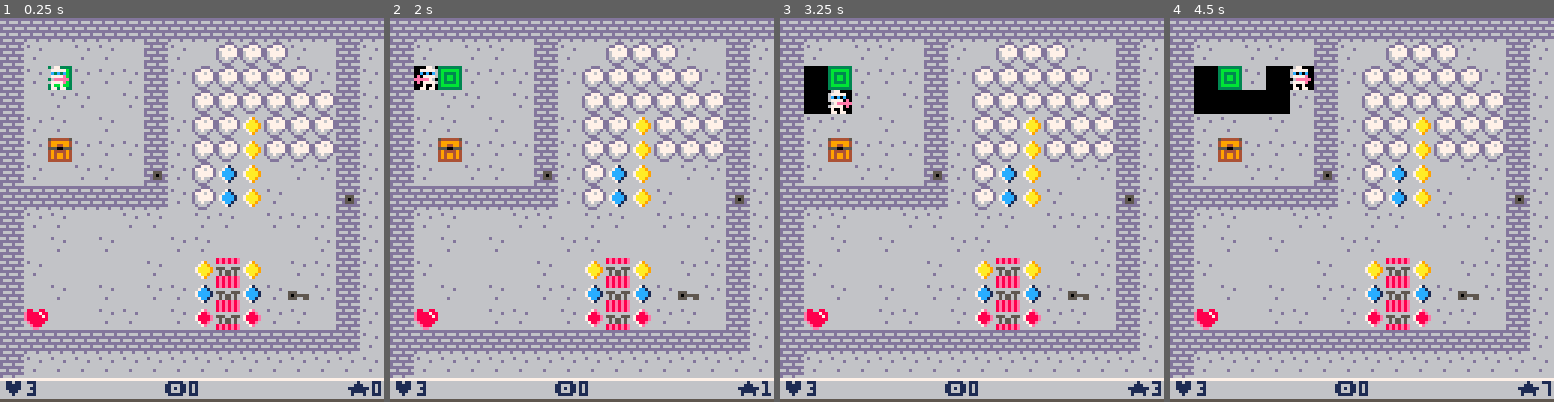
Above: before the commit, frames 1-4 (left to right).
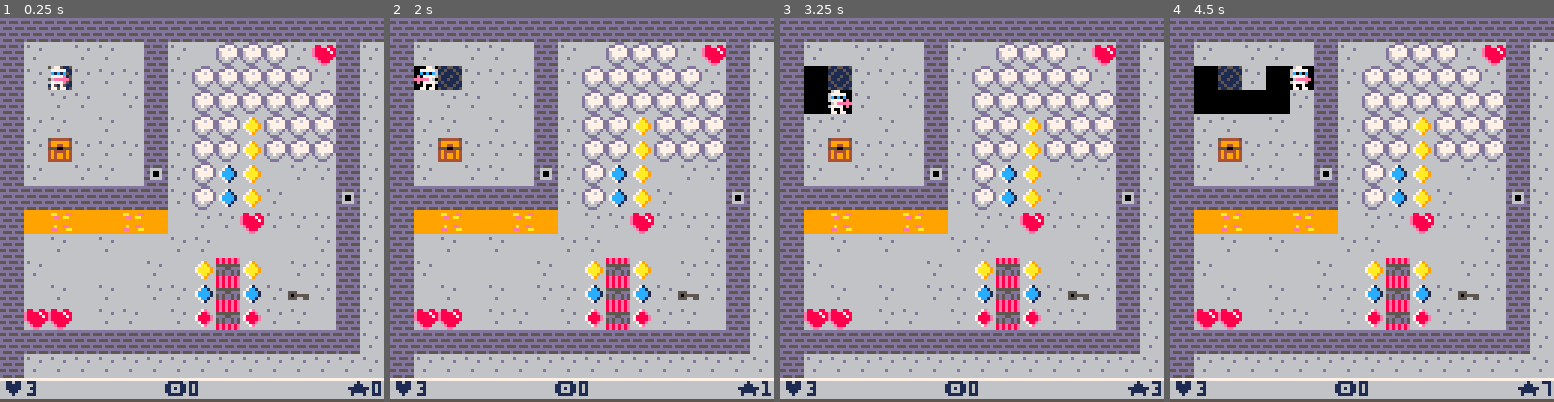
Above: after the commit, the same moments.

Repository: robotpony/pico8-playground
Game: PICO-8 cartridge bouldergemsmash.p8
Two runs of this game, one before a commit and one after it. Both use one fixed random seed, a clock stepped at 60 frames per second and the inputs below.
Inputs:
- Up to frame 1 (0.25 s): no input
- Up to frame 2 (2 s): tap O (Z key) at 0.33, 0.7, 1.43 s; tap X (X key) at 1.07 s; hold Left from 1.97 s (still down)
- Up to frame 3 (3.25 s): tap X (X key) every 0.33 s from 2.07 to 3.07 s; tap O (Z key) at 2.22, 3.1 s; release Left at 2.37 s; hold Down 2.42-2.82 s; hold Right from 2.87 s (still down)
- Up to frame 4 (4.5 s): tap X (X key) every 0.33 s from 3.4 to 4.4 s; release Right at 3.53 s; hold Up 3.58-4.08 s; tap O (Z key) at 3.98 s; hold Right from 4.13 s (still down)

The runs differ from the first frame. In frame 1, 14% of the frame differs, in the area x 0-100%, y 0-94%; in frame 2, 14%; in frame 3, 14%; in frame 4, 14%.

Commit message:
Adds death and HP.

Diff:
--- a/bouldergemsmash.p8
+++ b/bouldergemsmash.p8
@@ -4,6 +4,7 @@
 -- boulder gem smash
 
 function _init()
+	-- [t]ime and timelines
  t={}
  t.now=time()
  t.last=t.now
@@ -14,6 +15,7 @@
 
 	debug=0
 
+	-- game messages
 	msg={}
 	msg.text=''
 	msg.x=20
@@ -24,6 +26,7 @@
 
 	map_init()
 	player_init()
+	gravity_init()
 end
 
 function _update()
@@ -31,14 +34,27 @@
 	if(t.now>(t.last+1)) then
 		t.tick=(t.tick+1)%2
 		t.last=t.now
-	end
-
-	if (paused()) then
+
+		do_every_second()
+	end
+
+	if (game_over()) then
+		popup('so sad\nu dead',p.x,p.y,8)
 		player_wait()
+	elseif (paused()) then
+		player_wait()
 	else
 		player_move()
 	end
 
+end
+
+-- things done every second
+function do_every_second()
+	-- warn player of low health
+	if (is_player_health_low()) then
+		sfx(5)
+	end
 end
 
 function _draw()
@@ -53,6 +69,15 @@
 
 end
 
+function game_over()
+	if (t.mode>=4) then
+		t.paused=1
+		return true
+	else
+		return false
+	end
+end
+
 function paused()
 	return t.pause==1
 end
@@ -71,7 +96,7 @@
 -- map
 
 function map_init()
- -- tile bits
+ -- sprite bitmap
 	solid=0
 	lock=1
 	falls=2
@@ -81,10 +106,24 @@
 	hpinc=6
 	hpdec=7
 
-	--
+	-- special tiles
+	chest=46
+ tnt=62
+ door_keys={12,28}
+ hp={11,27}
+ lava={35,36}
+ diamond={8,24}
+ gold={9,25}
+ ruby={10,26}
+	entrance=16
+	exit=32
+
+
+	-- basic state
 	level=0
 	tutorial=1
 
+	-- [m]ap things
 	m={}
 	m.x=0
 	m.y=0
@@ -103,34 +142,55 @@
 	l.ex=126
 	l.ey=126
 
+	-- todo: refactor to use is()
+
 	for x=1,128 do
 		for y=1,128 do
 			mt=mget(x,y)
 
-			if (mt==16) then
+			if (is(entrance,mt)) then
 				l.sx=x
 				l.sy=y
-			elseif (mt==32) then
+			elseif (is(exit,mt)) then
 				l.ex=x
 				l.ey=y
 			end
 
 		end
 	end
-	?'done'
 end
 
 function map_draw()
+	-- find map top/left
  m.x=flr(p.x/16)*16
  m.y=flr(p.y/15)*15
+ -- set camera and draw
 	m.pxx=m.x*8
 	m.pxy=m.y*8
  camera(m.pxx,m.pxy)
  map(0,0,0,0,128,128)
 end
 
+-- is tile? (table or int)
+function is(matches,tile)
+
+	local mt=type(matches)
+	if (mt=='number') then
+		return matches==tile
+	end
+
+ if (mt!='table') return false
+
+	for _,t in pairs(matches) do
+  if (t==tile) return true
+	end
+
+	return false
+end
+
+-- is tile type by bitmask
 function is_tile(tile_t,x,y)
-	tile=mget(x,y)
+	local tile=mget(x,y)
 	return fget(tile,tile_t)
 end
 
@@ -144,6 +204,10 @@
 
 function can_unlock(x,y)
 	return is_tile(lock,x,y)
+end
+
+function can_fall(x,y)
+	return is_tile(falls,x,y)
 end
 
 function is_diggable(x,y)
@@ -152,7 +216,8 @@
 end
 
 function toggle_tile(x,y,to)
-	tile=mget(x,y)
+	local tile=mget(x,y)
+	local toggle_to=to
 
 	if (to == nil) then
 		toggle_to=tile+1
@@ -194,8 +258,8 @@
 end
 
 function player_move()
-	dx=0
-	dy=0
+	local dx=0
+	local dy=0
 
 	if (btnp(⬅️)) then dx=-1
 	elseif (btnp(➡️)) then dx=1
@@ -206,10 +270,14 @@
 		return
 	end
 
-	nx=p.x+dx
-	ny=p.y+dy
+	local nx=p.x+dx
+	local ny=p.y+dy
 
 	set_p_dir(dx,dy)
+
+	if (can_activate(nx,ny)) then
+		player_trigger(nx,ny)
+	end
 
 	if (can_move_to(nx,ny)) then
 		player_move_to(nx,ny)
@@ -217,12 +285,10 @@
 	 if (t.tick) sfx(2)
 
 		player_dig(nx,ny)
-
-	elseif (can_activate(nx,ny)) then
-		player_trigger(nx,ny)
 	else
 	 sfx(1)
 	end
+
 end
 
 function player_move_to(x,y)
@@ -230,9 +296,29 @@
 	 p.y=mid(0,y,127)
 end
 
+function check_player_hp()
+
+	if (is_player_dead()) then
+		t.mode=4
+		p.hp=0
+	else
+		sfx(6)
+ 	return true
+	end
+	return false
+end
+
+function is_player_health_low()
+	return (p.hp < 3 and p.hp > 0)
+end
+
+function is_player_dead()
+	return (p.hp<=0)
+end
+
 function player_dig(x,y)
 
-	tile = is_diggable(x,y)
+	local tile = is_diggable(x,y)
  if (tile==nil) return false
 
 	mset(x,y,0)
@@ -240,40 +326,57 @@
 	p.score+=1
 end
 
+
+
 function player_trigger(x,y)
- tile=mget(x,y)
- chest=46
- key1=12
- key2=28
- hp1=11
- hp2=27
- tnt=62
-
-	if (tile==chest) then
+ local tile=mget(x,y)
+
+	if (is(chest,tile)) then
 		p.keys+=1
 		toggle_tile(x,y)
 		sfx(0)
-		explain('keys are\nin chests',x,y)
-	elseif (tile==key1 or tile==key2) then
+		explain('you found\na key 😐',x,y)
+	elseif (is(diamond,tile)) then
+		p.score+=200
+		sfx(3)
+		explain('u found a\ndiamond',x,y)
+	elseif (is(gold,tile)) then
+		p.score+=125
+		sfx(3)
+		explain('u found\ngold',x,y)
+	elseif (is(ruby,tile)) then
+		p.score+=100
+		sfx(3)
+		explain('u found a\nruby',x,y)
+	elseif (is(lava,tile)) then
+	 p.hp-=1
+	 explain('the floor\nis lava',x,y)
+	elseif (is(door_keys,tile)) then
 		p.keys+=1
 		p.score+=10
 		player_dig(x,y)
 		sfx(0)
 		explain('keys open\ndoors',x,y)
 		return true
-	elseif (tile==hp1 or tile==hp2) then
+	elseif (is(hp,tile)) then
 		p.hp+=1
 		p.score+=10
 		sfx(0)
 		player_dig(x,y)
 		explain('♥s give\nu health',x,y)
 		return true
-	elseif (can_unlock(x,y) and p.keys > 0) then
-		p.keys=flr(p.keys-1)
-		sfx(0)
-		toggle_tile(x,y,0)
-		explain('the door\nis open',x,y)
-	elseif (tile==tnt) then
+	elseif can_unlock(x,y) then
+
+		if (p.keys > 0) then
+			p.keys=flr(p.keys-1)
+			sfx(0)
+			toggle_tile(x,y,0)
+			explain('the door\nis open',x,y)
+		else
+			sfx(1)
+		end
+
+	elseif (is(tnt,tile)) then
 		explain('be very\ncareful',x,y,8)
 	else
 		sfx(2)
@@ -339,7 +442,7 @@
 	p.hints+=1
 	if (t.mode==1) then
 
-		if (p.hints>10) then
+		if (p.hints>30) then
 			-- end tutorial
 			t.mode=3
 			popup('you\'re on\nyour own',x,y,9)
@@ -374,23 +477,45 @@
 	end
 end
 
+-->8
+-- gravity
+
+function gravity_init()
+	-- tiles subject to [g]ravity
+	g={}
+	g.falling={}
+end
+
+function gravity_update()
+	-- for all falling blocks
+	-- check above
+	-- check adjacent
+end
+
+function gravity_draw()
+-- nop
+end
+
+
+-->8
+-- explosions
 __gfx__
 000000000677000006770000444444444444444444444444444444444445554444444444444444444444444444444444444444440000000000000e00008e0e08
 00000000677777006777770099499949994999494d444444444444444556665444461444444794444446e4444884488444444444000000000000000080e00880
-007007006c0c0c006c0c0c00444444444444444444444d44444444445666d665446cc144447aa94444688e44e888878844444444000008000e00e80e4e08e80e
-0007700067777e00677770e0499949994995559944444444444444445d66666546cccc1447aaaa94468888e4e888887855544444000800000008e0008008e408
-0007700006eeeee0067eeeee444444444445054444444444444444445d66666546cccc1447aaaa94468888e4e88888885055555400008000000e8000084e8800
-0070070067777e00677770e09949994999455549444d4444444444445dd6dd54446cc144447aa94444688e444e8888845554455400800000e08e00e0e88ee0e4
+007007006c0c0c006c0c0c00444444444455554444444d44444444445666d665446cc144447aa94444688e44e888878844444444000008000e00e80e4e08e80e
+0007700067777e00677770e0499949994950059944444444444444445d66666546cccc1447aaaa94468888e4e888887855544444000800000008e0008008e408
+0007700006eeeee0067eeeee444444444450054444444444444444445d66666546cccc1447aaaa94468888e4e88888885055555400008000000e8000084e8800
+0070070067777e00677770e09949994999555549444d4444444444445dd6dd54446cc144447aa94444688e444e8888845554455400800000e08e00e0e88ee0e4
 0000000007007000070070004444444444444444444444444444444445ddd54444461444444794444446e44444e88844444444440000000000000000008008e0
 0000000007707700077077004999499949994999444444444444444444555444444444444444444444444444444ee444444444440000000000e0000080e8e008
-333333330000776000007760dddddddddddddddd6666666666666666666ddd666666666666666666666666666666666666666666000000000000000000090000
-3bbbbbb3007777760077777666d666d666d666d66d666666666666666dd777d666671666666796666667e6666886688666666666000000000000000009099090
-3b3333b300c0c0c600c0c0c6dddddddddddddddd66666d6666666666d777677d667cc166667aa96666788e66e8888788666666660000000000a00a0000a00a00
-3b3bb3b300e777760e077776d666d666d66555666666666666666666d677777d67cccc1667aaaa96678888e6e888887855566666000a0000000a9000990a9090
-3b3bb3b30eeeee60eeeee760ddddddddddd505dd6666666666666666d677777d67cccc1667aaaa96678888e6e8888888505555560000a0000009a0000909a099
-3b3333b300e777760e07777666d666d666d555d6666d666666666666d66766d6667cc166667aa96666788e666e888886555665560000000000a00a0000a00a00
-3bbbbbb30007007000070070dddddddddddddddd66666666666666666d666d6666671666666796666667e66666e8886666666666000000000000000009099090
-333333330077077000770770d666d666d666d666666666666666666666ddd666666666666666666666666666666ee66666666666000000000000000000009000
+511551150000776000007760dddddddddddddddd6666666666666666666ddd666666666666666666666666666666666666666666000000000000000000090000
+11511511007777760077777655d555d555d555d56d666666666666666dd777d666671666666796666667e6666886688666666666000000000000000009099090
+1511115100c0c0c600c0c0c6dddddddddd6666dd66666d6666666666d777677d667cc166667aa96666788e66e8888788666666660000000000a00a0000a00a00
+5111511500e777760e077776d555d555d56006556666666666666666d677777d67cccc1667aaaa96678888e6e888887855566666000a0000000a9000990a9090
+511511150eeeee60eeeee760dddddddddd6006dd6666666666666666d677777d67cccc1667aaaa96678888e6e8888888505555560000a0000009a0000909a099
+1511115100e777760e07777655d555d5556666d5666d666666666666d66766d6667cc166667aa96666788e666e888886555665560000000000a00a0000a00a00
+115115110007007000070070dddddddddddddddd66666666666666666d666d6666671666666796666667e66666e8886666666666000000000000000009099090
+511551150077077000770770d555d555d555d555666666666666666666ddd666666666666666666666666666666ee66666666666000000000000000000009000
 88888888066606000666060099999999999999990000000000000000000000000000000000000000000000000000000000000000000000005444444554444445
 8eeeeee867c7677767c76777999999999aa999ee0000000000000000000000000000000000000000000000000000000000000000000000004999999441111114
 8e8888e87707e707770777079999999999ee9aa90000000000000000000000000000000000000000000000000000000000000000000000004994499441111114
@@ -401,10 +526,10 @@
 88888888000000000000e00099999999999999990000000000000000000000000000000000000000000000000000000000000000000000004444444444444444
 1111cccc00000000000e0000cccccccccccccccc0000000000000000000000000000000000000000000000000000000000000000000000008e8e8e8e8000000e
 1551c66c000e000000eee000cccccccc66cccccc0000000000000000000000000000000000000000000000000000000000000000000000008e8e8e8e8e8e8e8e
-1555666c70eeec70700e0c70cccccccccddccccc0000000000000000000000000000000000000000000000000000000000000000000000006666666686868686
-1151c6cc777e7070777e7070cccccccccccccccc0000000000000000000000000000000000000000000000000000000000000000000000005556655555566555
-cc6c1511007e7c77007e7c77cccccccccccccccc0000000000000000000000000000000000000000000000000000000000000000000000006565565665655656
-c6665551707e707770777077cccccccccccc66cc0000000000000000000000000000000000000000000000000000000000000000000000006565565685858686
+1555666c70eeec70700e0c70cccccccccddccccc0000000000000000000000000000000000000000000000000000000000000000000000005555555585858585
+1151c6cc777e7070777e7070cccccccccccccccc000000000000000000000000000000000000000000000000000000000000000000000000ddd55dddddd55ddd
+cc6c1511007e7c77007e7c77cccccccccccccccc0000000000000000000000000000000000000000000000000000000000000000000000005d5dd5d55d5dd5d5
+c6665551707e707770777077cccccccccccc66cc0000000000000000000000000000000000000000000000000000000000000000000000005d5dd5d58d8d8585
 c66c155177767c7677767c76cccccccccccccddc0000000000000000000000000000000000000000000000000000000000000000000000008e8e8e8e8e8e8e8e
 cccc11110060666000606660cccccccccccccccc0000000000000000000000000000000000000000000000000000000000000000000000008e8e8e8e8000000e
 00000000000000000000000000000000000000000000000000000000000000000000000000000000000000000000000000000000000000000000000000000000
@@ -634,22 +759,22 @@
 
 
 __gff__
-000000010b0000b13535354b0b000000280000010b0000b13535354b0b000000280000b4b400000000000000003f3f34280000000000000000000000003f39b900000000000000000000000000000000000000000000000000000000000000000000000000000000000000000000000000000000000000000000000000000000
+000000010b0000b11c1c1c4b0b000000200000010b0000b11c1c1c4b0b000000280000bcbc00000000000000003f3f34280000000000000000000000003f39b900000000000000000000000000000000000000000000000000000000000000000000000000000000000000000000000000000000000000000000000000000000
 0000000000000000000000000000000000000000000000000000000000000000000000000000000000000000000000000000000000000000000000000000000000000000000000000000000000000000000000000000000000000000000000000000000000000000000000000000000000000000000000000000000000000000
 __map__
 1313131313131313131313131313131313131313131313131313131313131313131313131313131313131313131313131313131313131313131313131313131313131313131313131313131313131313131313131313131313131313131313131313131313131313131313131313131313131313131313131313131313131313
-1315161515161315161717171516131515151515151513151515151513151515161616161616161515151515151515151515151515151515151515151515151515151515151515151515151515151515151515151515151515151515151515151515151515151515151515151515151515151515151515151515151515151513
+131516151516131516171717151b131515151515151513151515151513151515161616161616161515151515151515151515151515151515151515151515151515151515151515151515151515151515151515151515151515151515151515151515151515151515151515151515151515151515151515151515151515151513
 1315101515151315171717171715131515151515151513151515151513151515161616161616161515151515151515151515151515151515151515151515151515151515151515151515151515151515151515151515151515151515151515151515151515151515151515151515151515151515151515151515151515151513
 1316151516151316171717171717131515151515151514151515151513151515161616161616161515151515151515151515151515151515151515151515151515151515151515151515151515151515151515151515151515151515151515151515151515151515151515151515151515151515151515151515151515151513
 1315151615161315171719171717131515151515151513151515151513151515161616161616161515151515151515151515151515151515151515151515151515151515151515151515151515151515151515151515151515151515151515151515151515151515151515151515151515151515151515151515151515151513
 13152e1515151315171719171717131517171717151513151515151513151515161616161616161515151515151515151515151515151515151515151515151515151515151515151515151515151515151515151515151515151515151515151515151515151515151515151515151515151515151515151515151515151513
 1315161515161415171819161515131515151515151513151515151513151515161616161616161515151515151515151515151515151515151515151515151515151515151515151515151515151515151515151515151515151515151515151515151515151515151515151515151515151515151515151515151515151513
 1313131313131315171819151616141515151515151513151515151513151515161616161616161515151515151515151515151515151515151515151515151515151515151515151515151515151515151515151515151515151515151515151515151515151515151515151515151515151515151515151515151515151513
-1315151616151516151516151515131515151517151513151515151513151515161616161616161515151515151515151515151515151515151515151515151515151515151515151515151515151515151515151515151515151515151515151515151515151515151515151515151515151515151515151515151515151513
+132324232324231615151b151515131515151517151513151515151513151515161616161616161515151515151515151515151515151515151515151515151515151515151515151515151515151515151515151515151515151515151515151515151515151515151515151515151515151515151515151515151515151513
 1316151615161615151616161615131515151517151513151515151513151515161616161616161515151515151515151515151515151515151515151515151515151515151515151515151515151515151515151515151515151515151515151515151515151515151515151515151515151515151515151515151515151513
 1315161616161516193e19161515131515151517151513151515151513151515161616161616161515151515151515151515151515151515151515151515151515151515151515151515151515151515151515151515151515151515151515151515151515151515151515151515151515151515151515151515151515151513
 1316151615161515183e18151c15131515151517151513151515151513151515161616161616161515151515151515151515151515151515151515151515151515151515151515151515151515151515151515151515151515151515151515151515151515151515151515151515151515151515151515151515151515151513
-131b1616151516151a3e1a151516131515151517151513151515151513131515161616161616161515151515151515151515151515151515151515151515151515151515151515151515151515151515151515151515151515151515151515151515151515151515151515151515151515151515151515151515151515151513
+131b1b16151516151a3e1a151516131515151517151513151515151513131515161616161616161515151515151515151515151515151515151515151515151515151515151515151515151515151515151515151515151515151515151515151515151515151515151515151515151515151515151515151515151515151513
 1313131313131313131313131313131515151515151513151515151515131515161616161616161515151515151515151515151515151515151515151515151515151515151515151515151515151515151515151515151515151515151515151515151515151515151515151515151515151515151515151515151515151513
 131515151515151515151515151515151515153e151513151515151515141515161616161616161515151515151515151515151515151515151515151515151515151515151515151515151515151515151515151515151515151515151515151515151515151515151515151515151515151515151515151515151515151513
 1315151515151515151515151515151515151515151513151515151515131515161616161616161515151515151515151515151515151515151515151515151515151515151515151515151515151515151515151515151515151515151515151515151515151515151515151515151515151515151515151515151515151513
Not shown, changed: the sound effects (__sfx__) section of bouldergemsmash.p8
